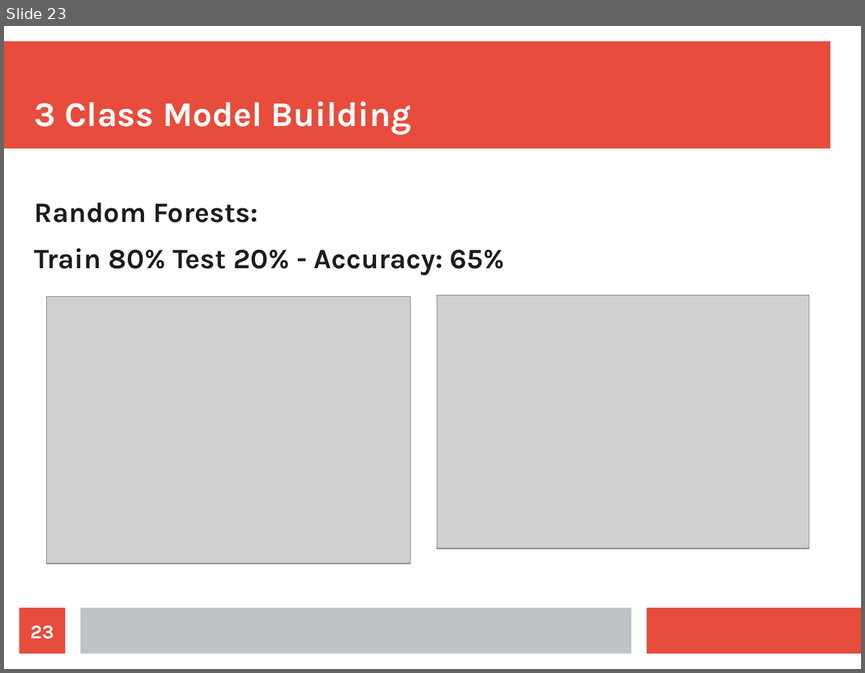
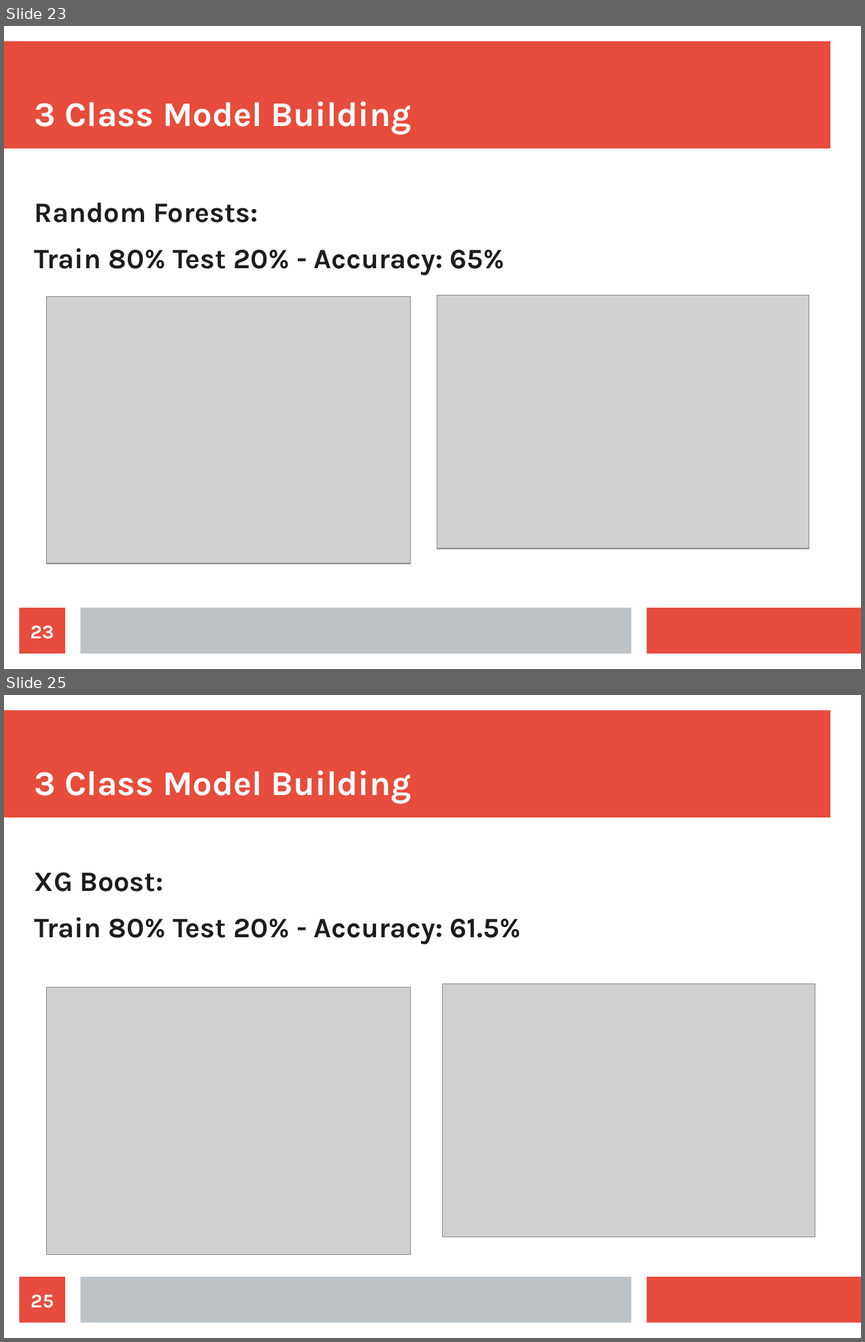
Before and after one commit to gurkpet/Solar-Panel-Market-Modeling, a slide deck: Solar Panel Market Modeling Presentation.odp. Shown one above the other, each under a label of ours: slide 23 before the commit, slides 23 and 25 after it; the slides between them are not shown. The pictures are 865x673 and 865x1342 pixels, drawn with LibreOffice and Linux fonts; fonts in the diff are those of the drawing; grey boxes stand for pictures. Boxes give left, top, right and bottom in pixels: in the first picture for what was removed or moved away, otherwise in the second. Text is boxed around its words. In the diff, an @@ line names an element or a change of style, - is before the commit and + after.

```diff
--- a/Solar Panel Market Modeling Presentation.odp
+++ b/Solar Panel Market Modeling Presentation.odp
@@ slide 25 added at (4,695,861,1338), background #FFFFFF; not listed: 3 template elements that a slide beside it also shows @@
@@ title added at (35,770,411,803), 32 pt, text #FFFFFF, bold @@
+3 Class Model Building
@@ text added at (35,872,521,945), 26 pt, text #1C1C1C, bold @@
+XG Boost:
+Train 80% Test 20% - Accuracy: 61.5%
@@ picture added at (47,987,411,1255) @@
@@ picture added at (443,983,815,1237) @@
@@ page number added at (20,1276,65,1323), fill #E74C3C, 18 pt, text #FFFFFF, bold @@
+25
```
Also in this commit, not shown: 5 slides changed, 4 other slides added, 1 other file.
